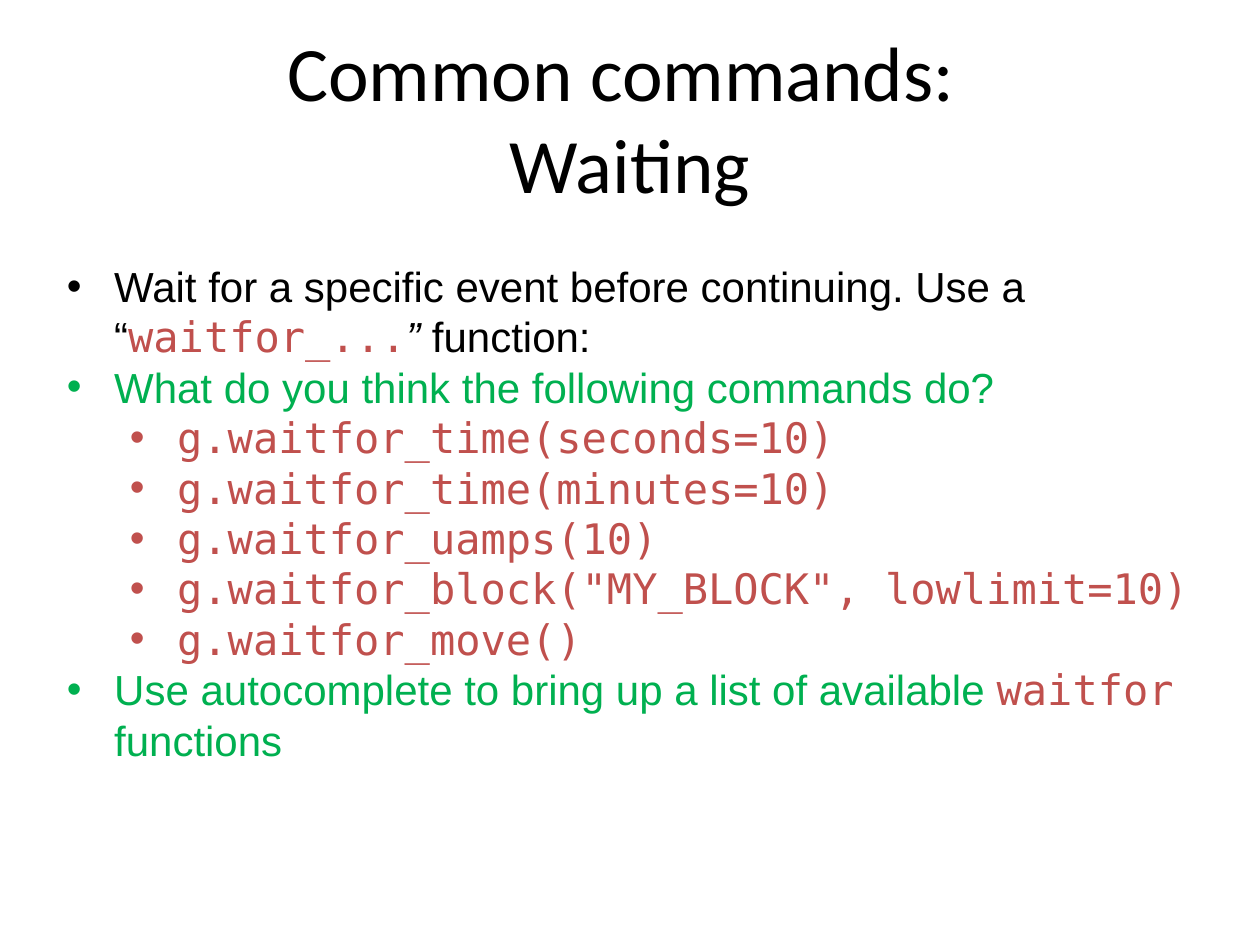
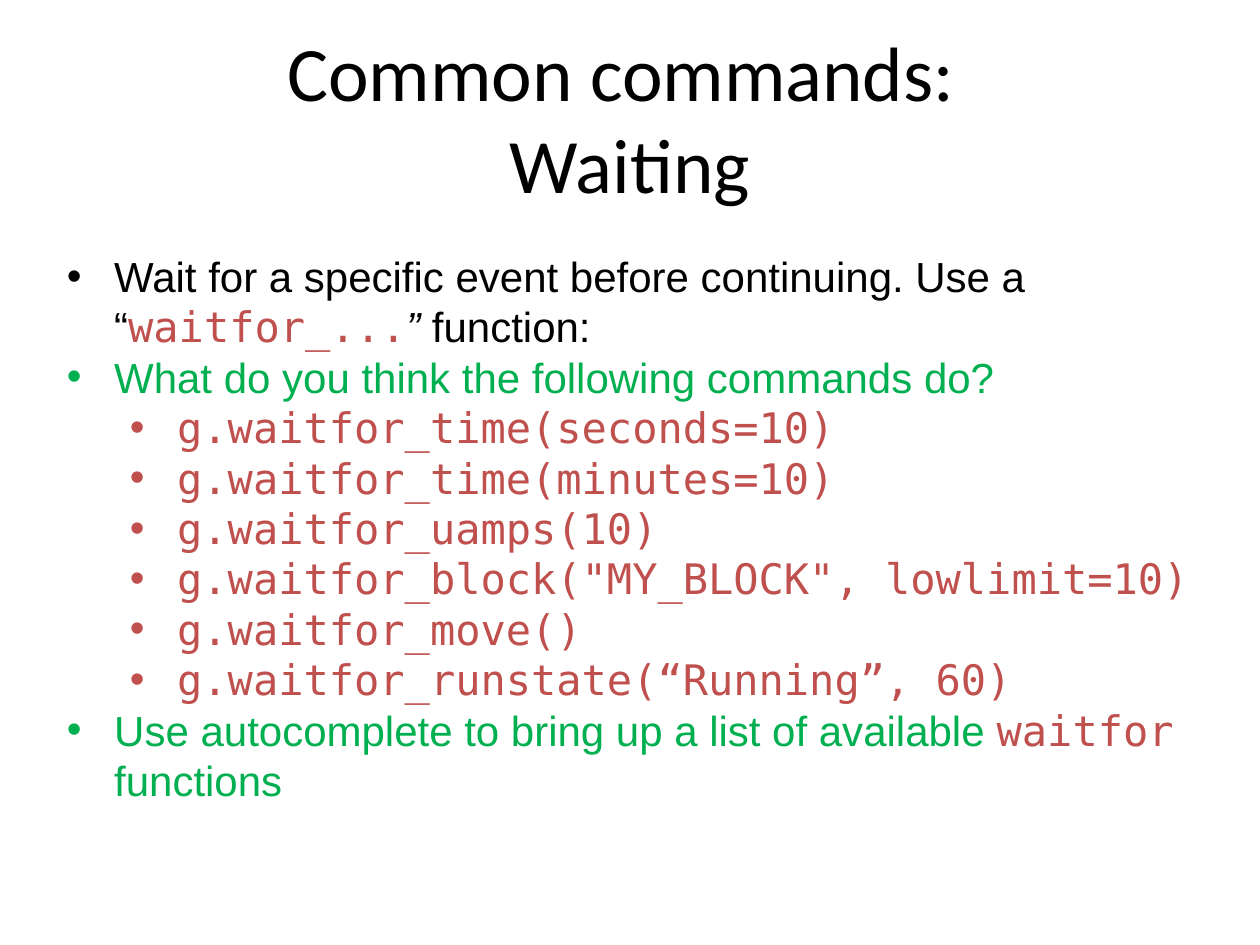
Before and after one commit to ISISComputingGroup/ibex_user_manual, a slide deck: slide 8 of genie_python_and_ibex/genie_python_and_ibex.pptx. Drawn at 1260x945 pixels with LibreOffice and Linux fonts; fonts in the diff are those of the drawing; background and template pictures are left out. Boxes give left, top, right and bottom in pixels: in the first picture for what was removed or moved away, otherwise in the second. Text is boxed around its words. In the diff, an @@ line names an element or a change of style, - is before the commit and + after.

```diff
--- a/genie_python_and_ibex/genie_python_and_ibex.pptx
+++ b/genie_python_and_ibex/genie_python_and_ibex.pptx
@@ text "Wait for a specific event ...": place and size @@
-text "Wait for a specific event ..." at [114,271,1188,757]
+text "Wait for a specific event ..." at [114,261,1188,797]
@@ text at [177,663,1012,705]: paragraph added @@
+  • g.waitfor_runstate(“Running”, 60)
```
Also in this commit, not shown: 16 other slides changed, 1 other file.
